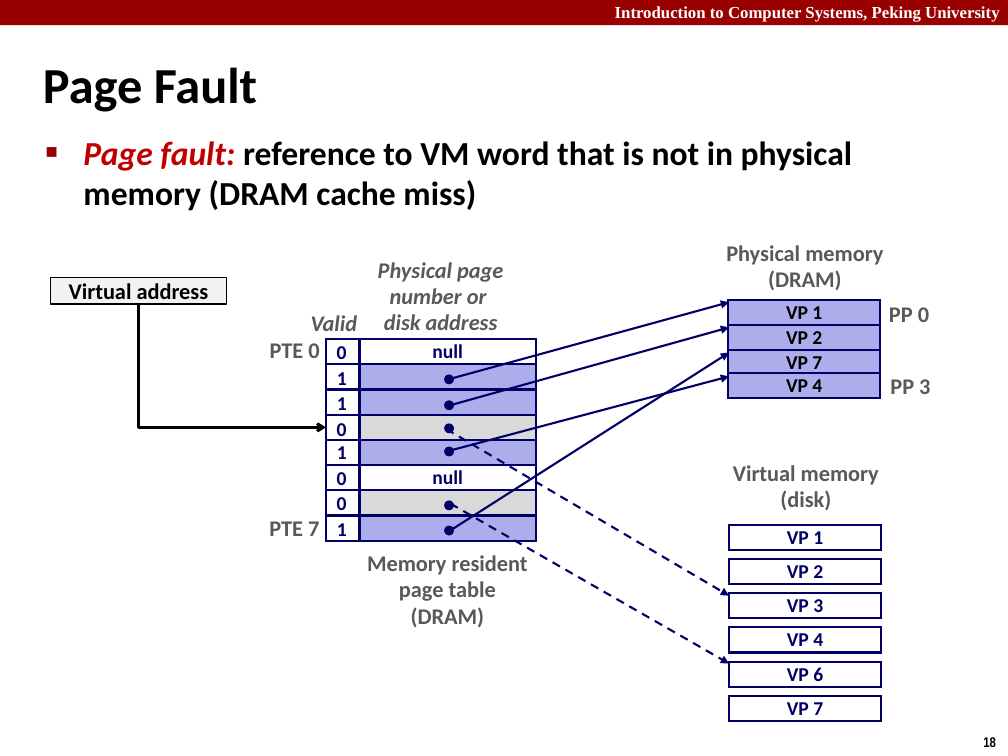
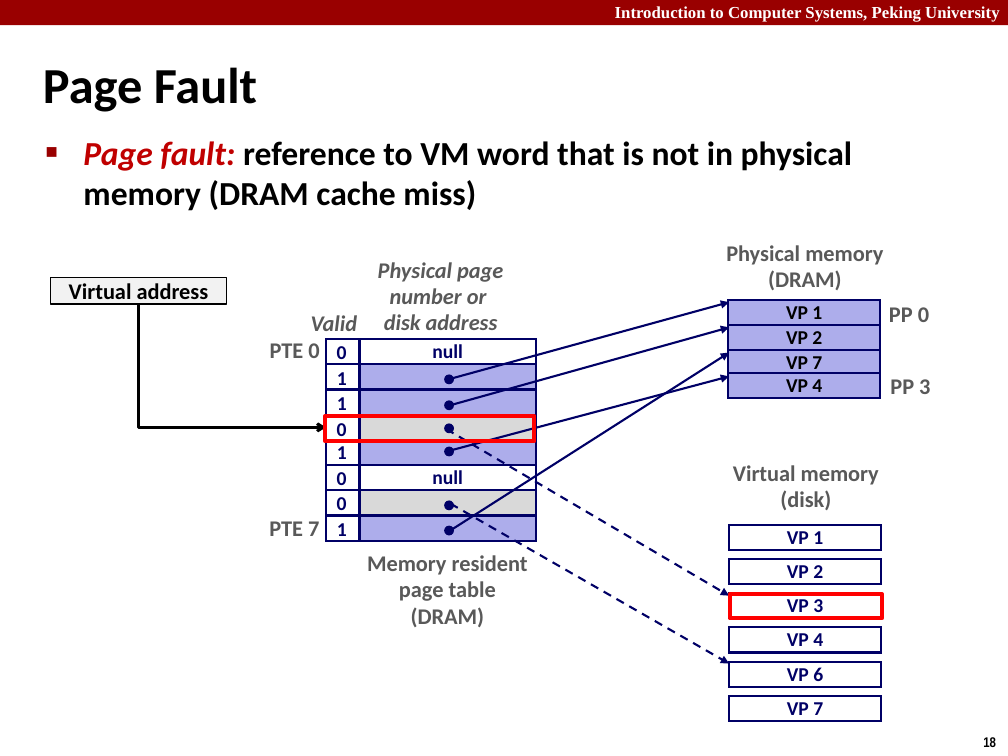
Before and after one commit to caodg/ics, a slide deck: slide 18 of slides/B05-VM1.pptx. Drawn at 1008x756 pixels with LibreOffice and Linux fonts; fonts in the diff are those of the drawing. Boxes give left, top, right and bottom in pixels: in the first picture for what was removed or moved away, otherwise in the second. Text is boxed around its words. In the diff, an @@ line names an element or a change of style, - is before the commit and + after.

```diff
--- a/slides/B05-VM1.pptx
+++ b/slides/B05-VM1.pptx
@@ rectangle added at box(326, 416, 534, 442), outline #FF0000 3 pt @@
@@ rectangle added at box(730, 595, 882, 619), outline #FF0000 3 pt @@
```
Also in this commit, not shown: 7 other slides changed, 2 other files.
